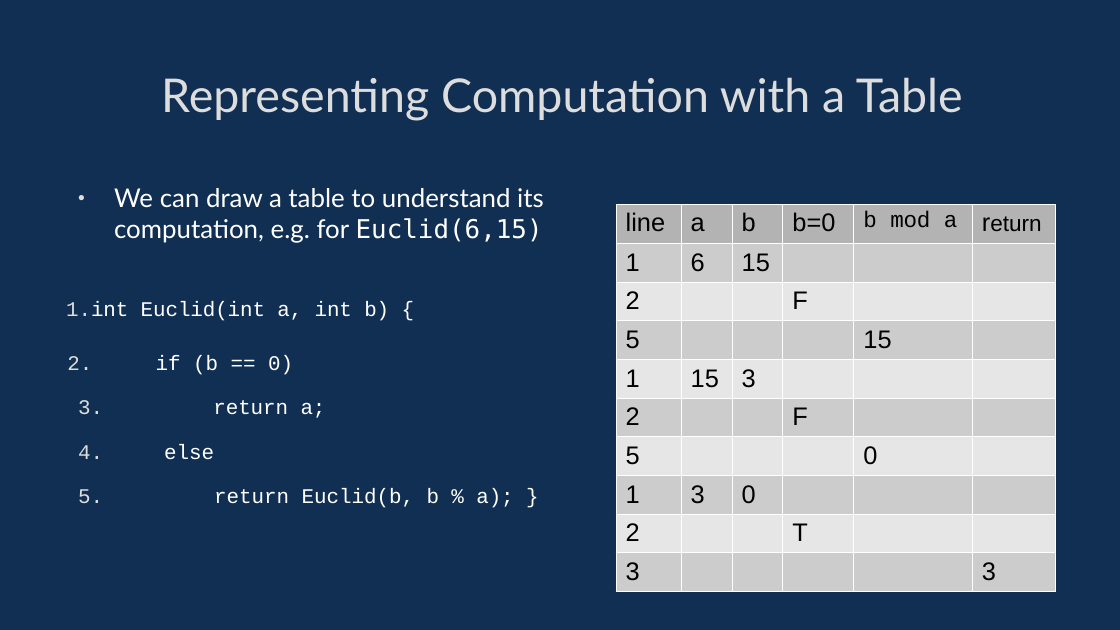
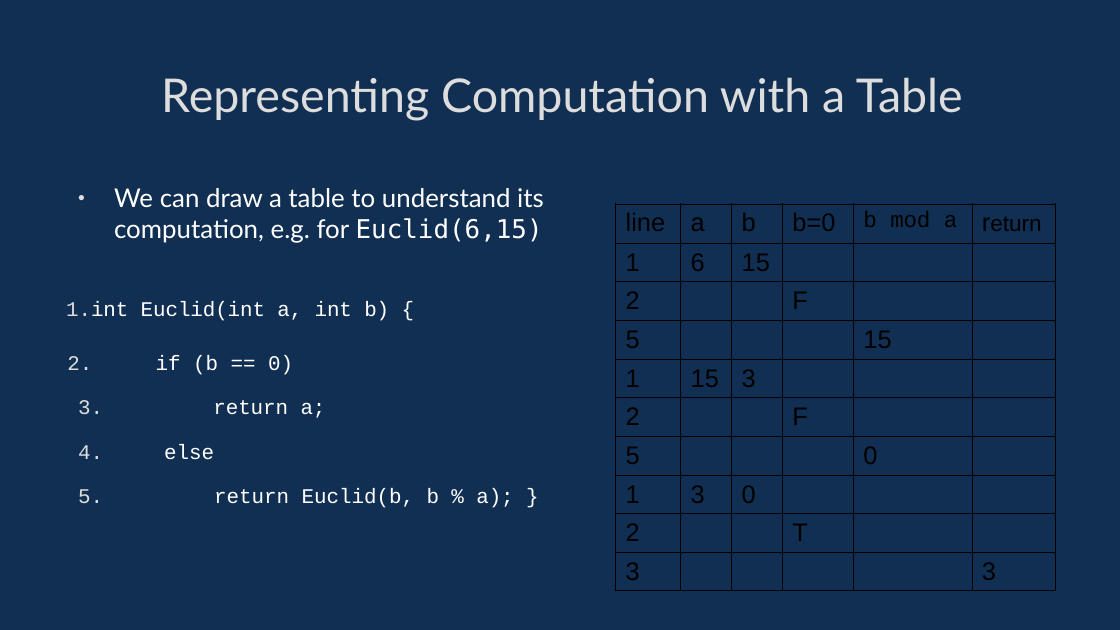
Before and after one commit to davidgundry/maths22-23, a slide deck: slide 65 of slides/maths-2-modular-arithmetic.odp (slide 60 before the commit). Drawn at 1120x630 pixels with LibreOffice and Linux fonts; fonts in the diff are those of the drawing. Boxes give left, top, right and bottom in pixels: in the first picture for what was removed or moved away, otherwise in the second. Text is boxed around its words. In the diff, an @@ line names an element or a change of style, - is before the commit and + after.

```diff
--- a/slides/maths-2-modular-arithmetic.odp
+++ b/slides/maths-2-modular-arithmetic.odp
@@ table at [616, 204, 1056, 594] @@
@@ fill #B3B3B3 to none in row 1 @@
@@ fill #CCCCCC to none in 12 cells @@
@@ fill #E6E6E6 to none in 9 cells @@
@@ borders changed @@
```
Also in this commit, not shown: 11 other slides changed, 9 slides added, 3 other files.
